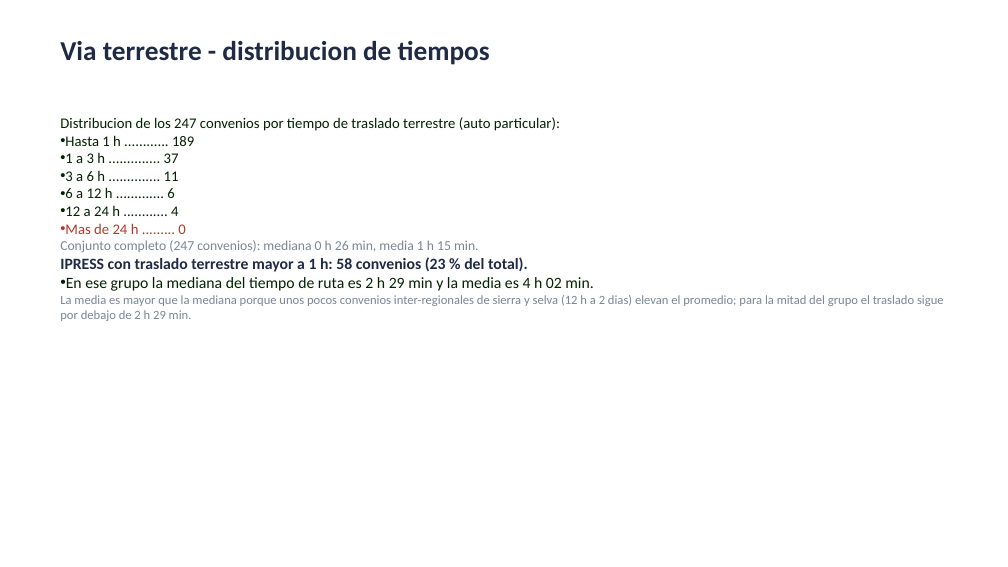
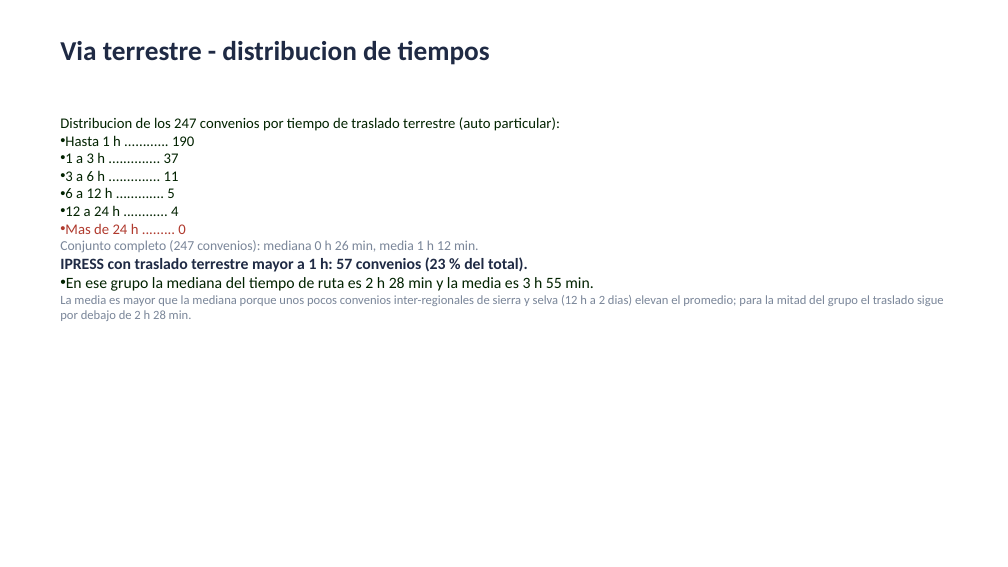
Before and after one commit to rojasarca-code/geolocalizacion-bancos-sangre-diban, a slide deck: slide 3 of datos/Resumen_tiempos_convenios_BS.pptx. Drawn at 1008x567 pixels with LibreOffice and Linux fonts; fonts in the diff are those of the drawing. Boxes give left, top, right and bottom in pixels: in the first picture for what was removed or moved away, otherwise in the second. Text is boxed around its words. In the diff, an @@ line names an element or a change of style, - is before the commit and + after.

```diff
--- a/datos/Resumen_tiempos_convenios_BS.pptx
+++ b/datos/Resumen_tiempos_convenios_BS.pptx
@@ text at (65,135,194,146): text changed @@
-• Hasta 1 h ............ 189
+• Hasta 1 h ............ 190
@@ text at (65,187,174,198): text changed @@
-• 6 a 12 h ............. 6
+• 6 a 12 h ............. 5
@@ text at (60,240,944,321): text changed @@
-Conjunto completo (247 convenios): mediana 0 h 26 min, media 1 h 15 min.
-IPRESS con traslado terrestre mayor a 1 h: 58 convenios (23 % del total).
-• En ese grupo la mediana del tiempo de ruta es 2 h 29 min y la media es 4 h 02 min.
-La media es mayor que la mediana porque unos pocos convenios inter-regionales de sierra y selva (12 h a 2 dias) elevan el promedio; para la mitad del grupo el traslado sigue por debajo de 2 h 29 min.
+Conjunto completo (247 convenios): mediana 0 h 26 min, media 1 h 12 min.
+IPRESS con traslado terrestre mayor a 1 h: 57 convenios (23 % del total).
+• En ese grupo la mediana del tiempo de ruta es 2 h 28 min y la media es 3 h 55 min.
+La media es mayor que la mediana porque unos pocos convenios inter-regionales de sierra y selva (12 h a 2 dias) elevan el promedio; para la mitad del grupo el traslado sigue por debajo de 2 h 28 min.
```
Also in this commit, not shown: 5 other slides changed, 5 other files.
